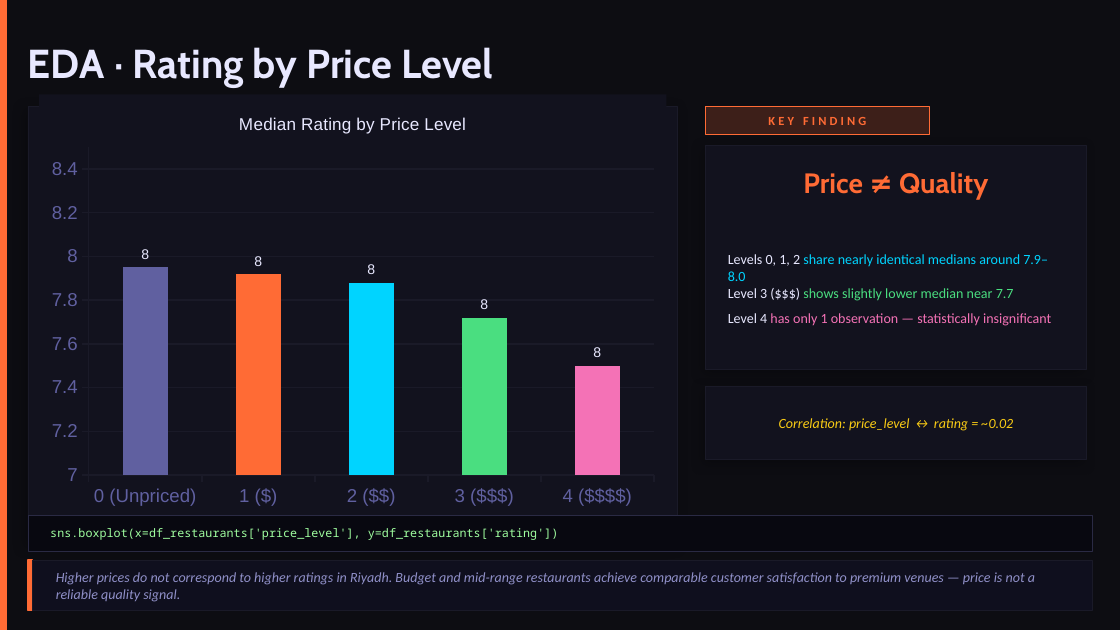
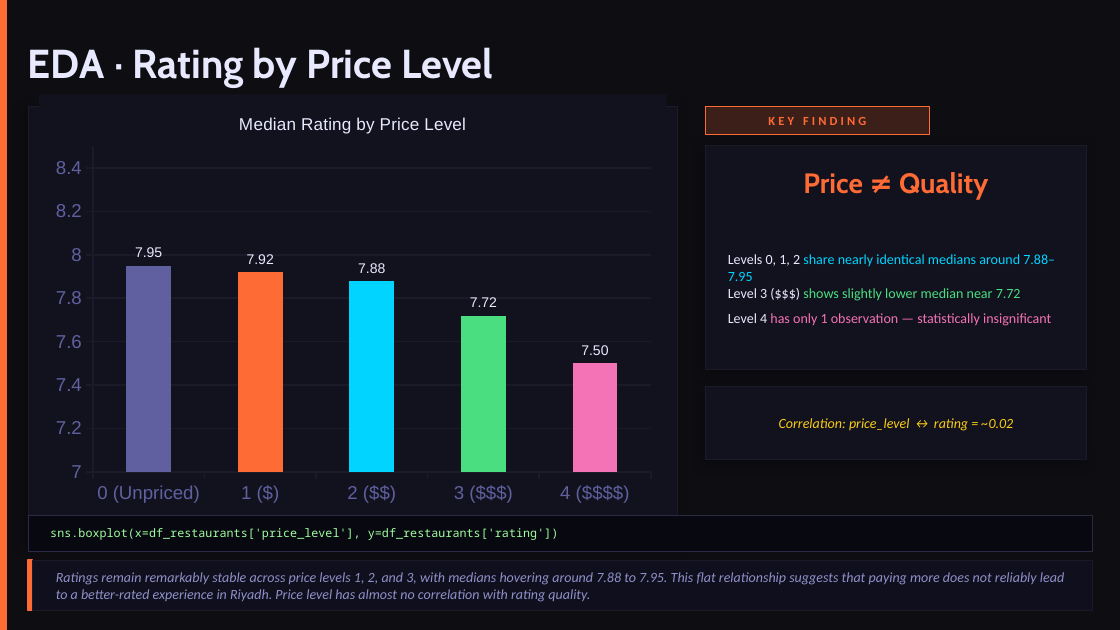
Before and after one commit to AbdulrahmanB-25/EDA_Project, a slide deck: slide 15 of presentation.pptx (slide 9 before the commit). Drawn at 1120x630 pixels with LibreOffice and Linux fonts; fonts in the diff are those of the drawing. Boxes give left, top, right and bottom in pixels: in the first picture for what was removed or moved away, otherwise in the second. Text is boxed around its words. In the diff, an @@ line names an element or a change of style, - is before the commit and + after.

```diff
--- a/presentation.pptx
+++ b/presentation.pptx
@@ column chart at (x1=39, y1=94, x2=666, y2=514) @@
@@ data labels of Series 1 changed @@
@@ colours of single points changed @@
@@ plot area changed @@
@@ text at (x1=728, y1=254, x2=1055, y2=326): text changed @@
-Levels 0, 1, 2 share nearly identical medians around 7.9–8.0
-Level 3 ($$$) shows slightly lower median near 7.7
-Level 4 has only 1 observation — statistically insignificant
+Levels 0, 1, 2 share nearly identical medians around 7.88–7.95
+Level 3 ($$$) shows slightly lower median near 7.72
+Level 4 has only 1 observation — statistically insignificant
@@ text at (x1=56, y1=572, x2=1064, y2=602): text changed @@
-Higher prices do not correspond to higher ratings in Riyadh. Budget and mid-range restaurants achieve comparable customer satisfaction to premium venues — price is not a reliable quality signal.
+Ratings remain remarkably stable across price levels 1, 2, and 3, with medians hovering around 7.88 to 7.95. This flat relationship suggests that paying more does not reliably lead to a better-rated experience in Riyadh. Price level has almost no correlation with rating quality.
```
Also in this commit, not shown: 16 other slides changed, 7 slides added, 1 slide removed.
